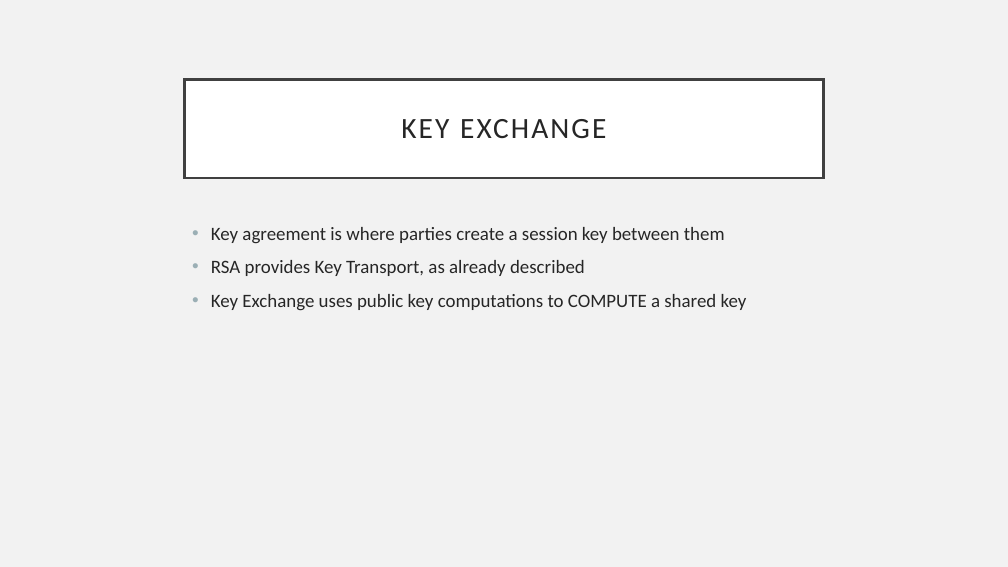
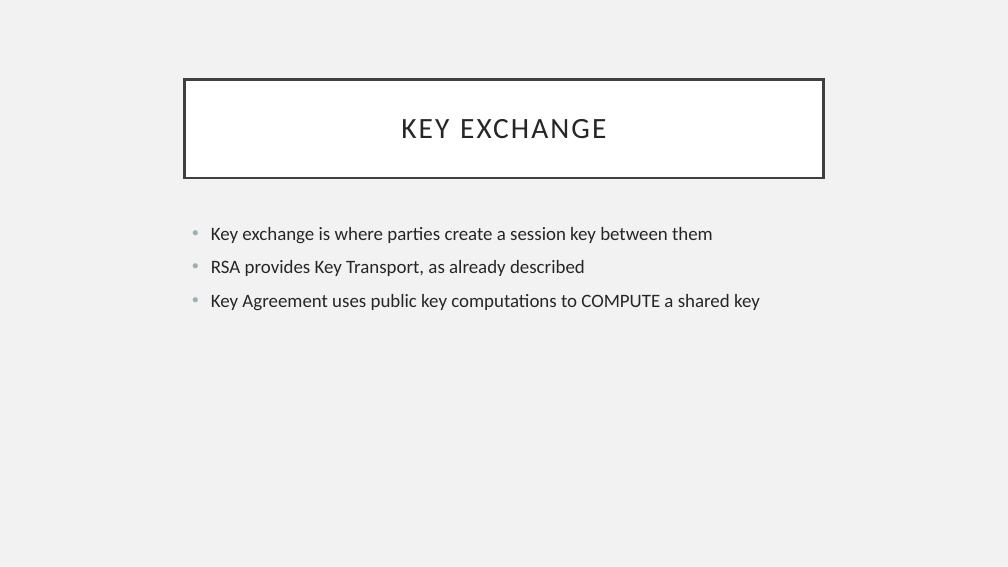
Before and after one commit to CrimsonVista/UTAustin-Courses, a slide deck: slide 16 of 2020sp_cs316s/lectures/13 TLS and TLS MITM.pptx. Drawn at 1008x567 pixels with LibreOffice and Linux fonts; fonts in the diff are those of the drawing. Boxes give left, top, right and bottom in pixels: in the first picture for what was removed or moved away, otherwise in the second. Text is boxed around its words. In the diff, an @@ line names an element or a change of style, - is before the commit and + after.

```diff
--- a/2020sp_cs316s/lectures/13 TLS and TLS MITM.pptx
+++ b/2020sp_cs316s/lectures/13 TLS and TLS MITM.pptx
@@ text at box(211, 227, 713, 244): text changed @@
-• Key agreement is where parties create a session key between them
+• Key exchange is where parties create a session key between them
@@ text at box(211, 294, 760, 311): text changed @@
-• Key Exchange uses public key computations to COMPUTE a shared key
+• Key Agreement uses public key computations to COMPUTE a shared key
```
Also in this commit, not shown: 2 other slides changed, 1 other file.
